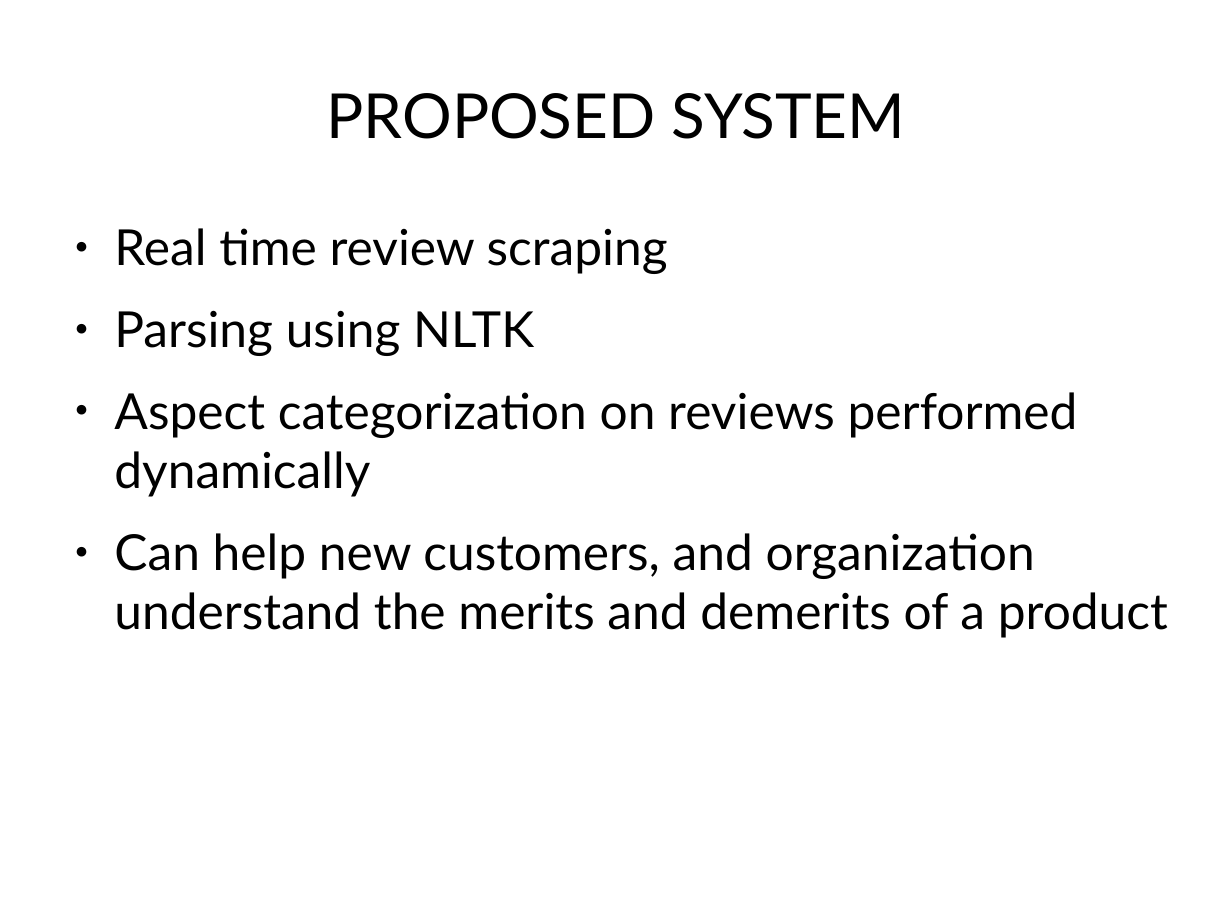
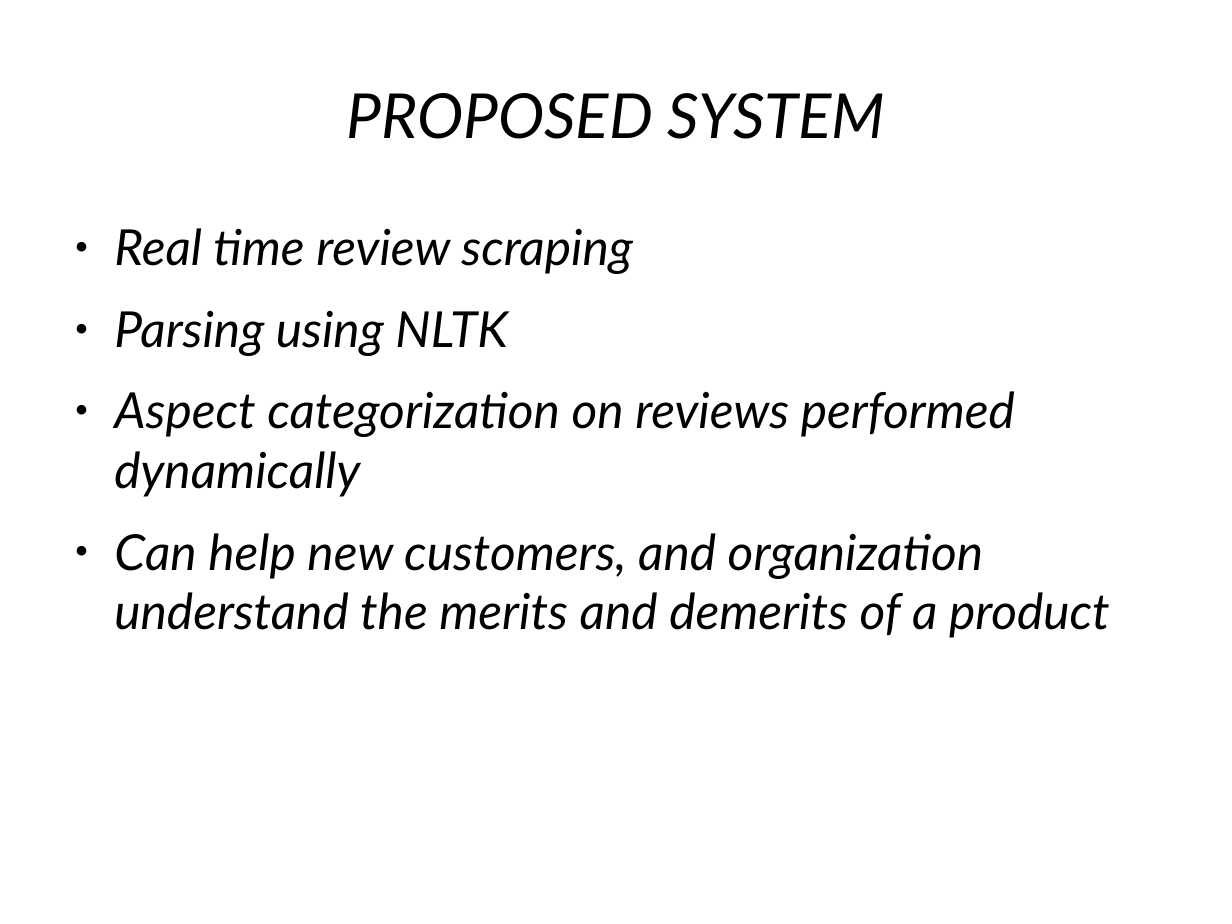
Before and after one commit to pranithkumar/Aspect-Based-Sentiment-Analysis, a slide deck: slide 4 of Aspect based Senti analysis/documentation/project review 1/proj_review.odp. Drawn at 1232x924 pixels with LibreOffice and Linux fonts; fonts in the diff are those of the drawing. Boxes give left, top, right and bottom in pixels: in the first picture for what was removed or moved away, otherwise in the second. Text is boxed around its words. In the diff, an @@ line names an element or a change of style, - is before the commit and + after.

```diff
--- a/Aspect based Senti analysis/documentation/project review 1/proj_review.odp
+++ b/Aspect based Senti analysis/documentation/project review 1/proj_review.odp
@@ title "PROPOSED SYSTEM" at box(347, 93, 886, 139): italic on @@
@@ text "Real time review scraping" at box(114, 228, 1110, 638): italic on @@
```
Also in this commit, not shown: 8 other slides changed, 1 slide added, 2 slides removed, 16 other files.
